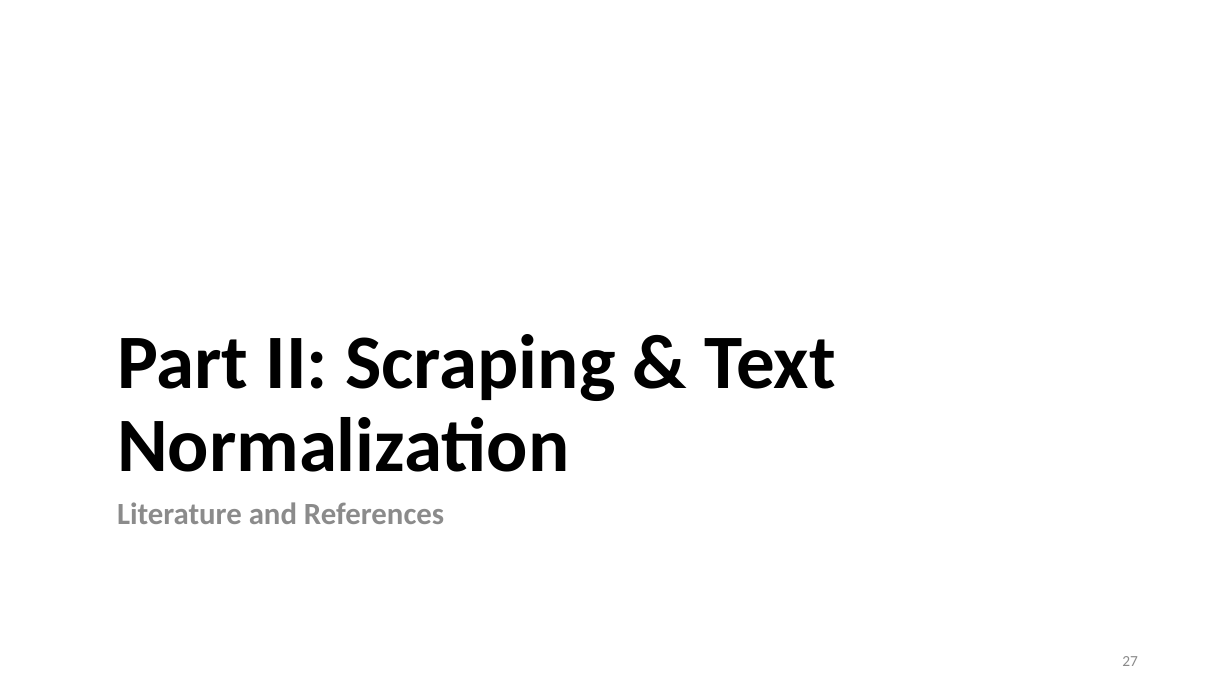
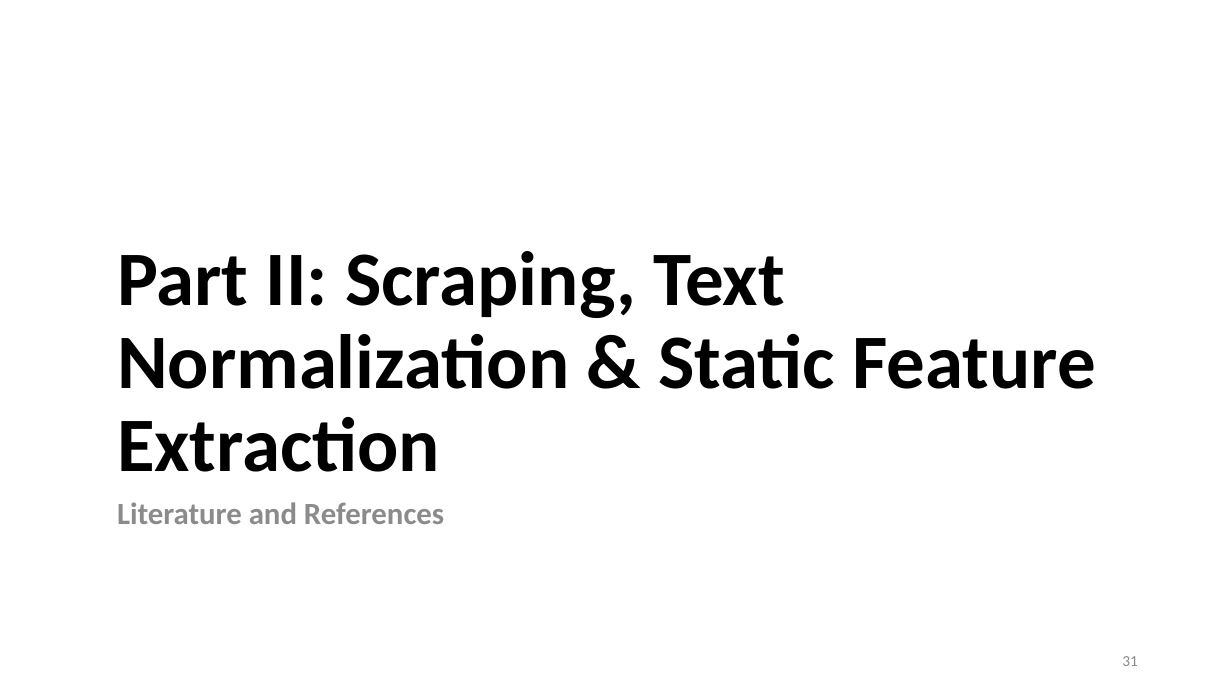
Before and after one commit to lisa-wm/consulting, a slide deck: slide 31 of 5_seminar/Contents_Part_02/slides/Präsentation_Teil2_Lisa.pptx (slide 27 before the commit). Drawn at 1232x693 pixels with LibreOffice and Linux fonts; fonts in the diff are those of the drawing. Boxes give left, top, right and bottom in pixels: in the first picture for what was removed or moved away, otherwise in the second. Text is boxed around its words. In the diff, an @@ line names an element or a change of style, - is before the commit and + after.

Commit message:
drafted demo text cleaning

```diff
--- a/5_seminar/Contents_Part_02/slides/Präsentation_Teil2_Lisa.pptx
+++ b/5_seminar/Contents_Part_02/slides/Präsentation_Teil2_Lisa.pptx
@@ title at [117, 251, 1096, 472]: text changed @@
-Part II: Scraping & Text Normalization
+Part II: Scraping, Text Normalization & Static Feature Extraction
@@ page number at [1122, 656, 1138, 666]: text changed @@
-27
+31
```
Also in this commit, not shown: 10 other slides changed, 4 slides added, 20 other files.
